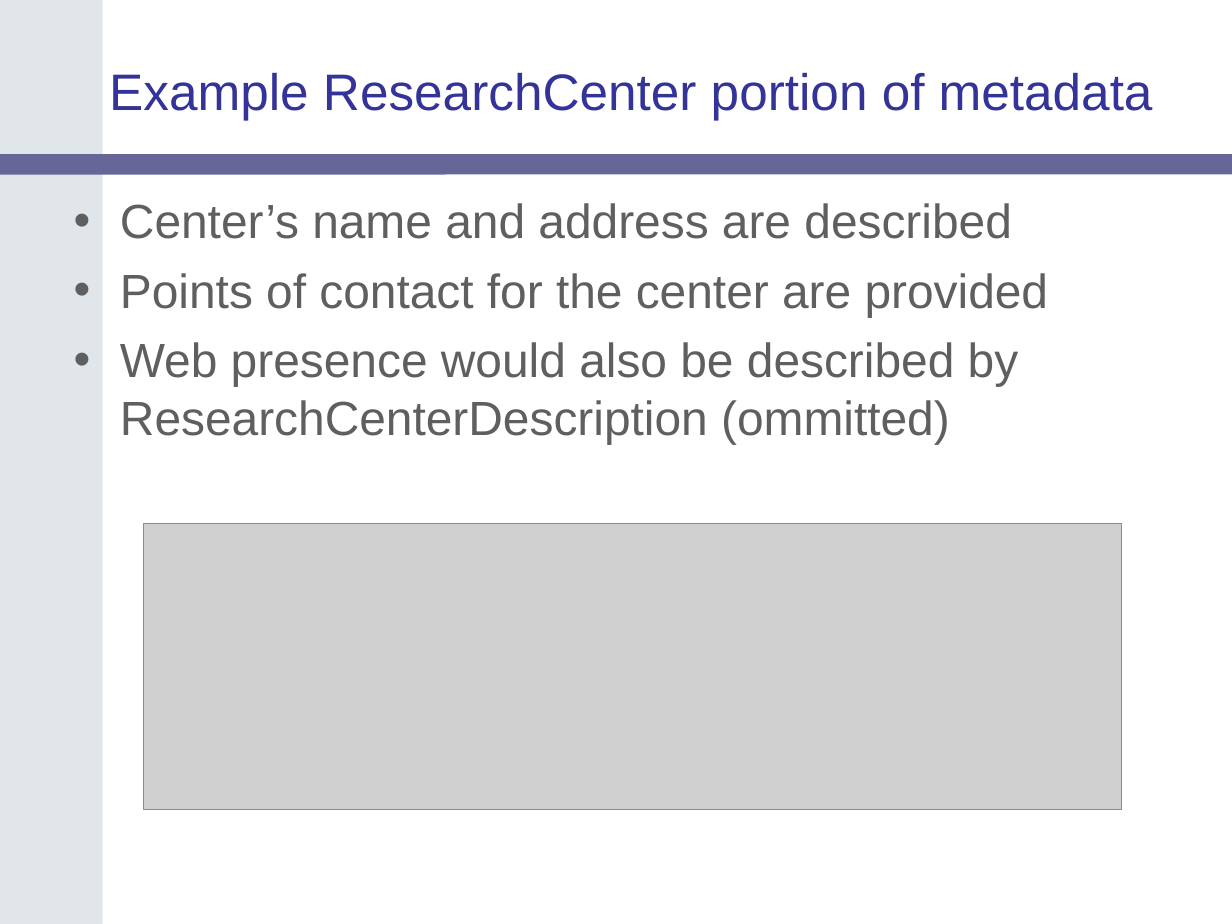
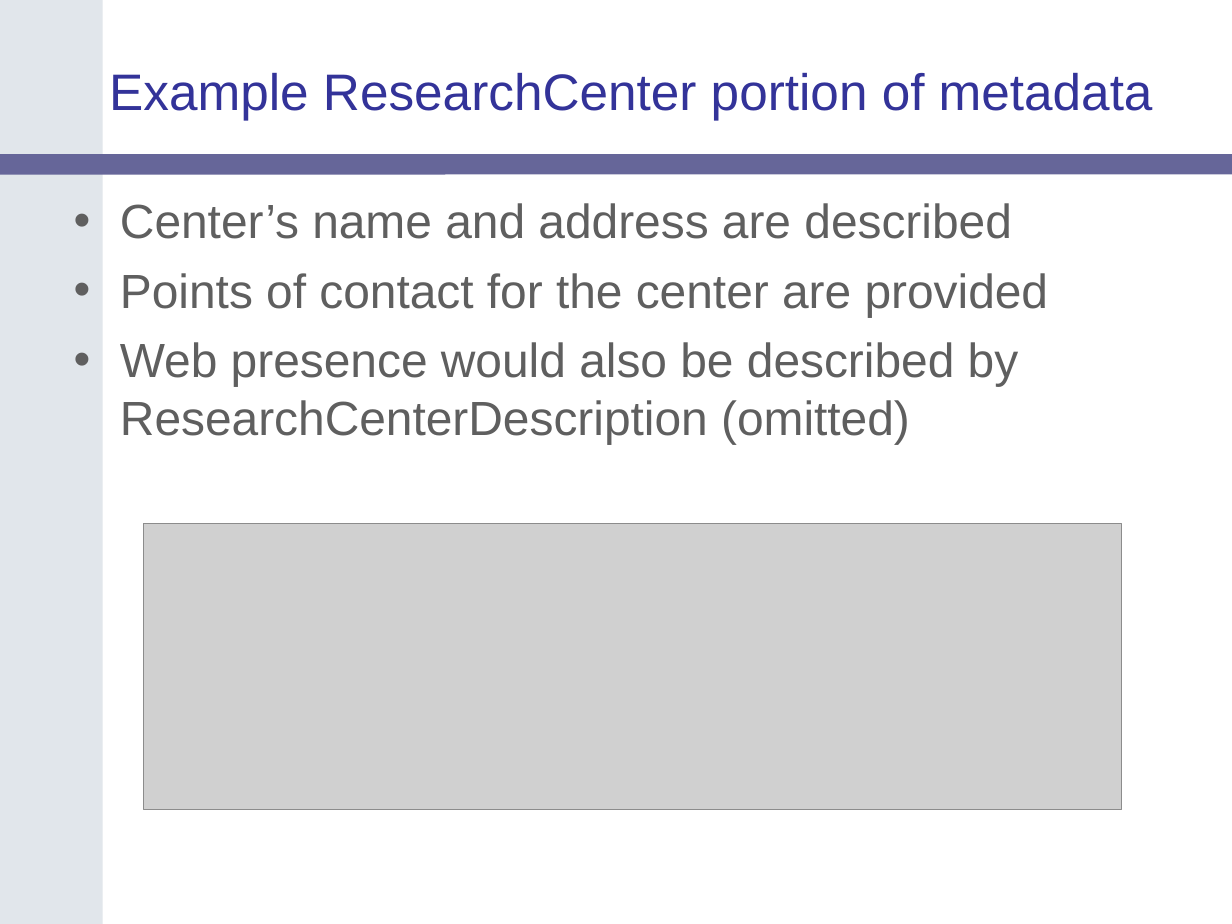
Before and after one commit to NCIP/cagrid-portal, a slide deck: slide 28 of cagrid-1-0/Documentation/presentations/200607_VCDE_ARCH/caGrid-1.0_Beta_Metadata.ppt (slide 24 before the commit). Drawn at 1232x924 pixels with LibreOffice and Linux fonts; fonts in the diff are those of the drawing; grey boxes stand for pictures; background and template pictures are left out. Boxes give left, top, right and bottom in pixels: in the first picture for what was removed or moved away, otherwise in the second. Text is boxed around its words. In the diff, an @@ line names an element or a change of style, - is before the commit and + after.

```diff
--- a/cagrid-1-0/Documentation/presentations/200607_VCDE_ARCH/caGrid-1.0_Beta_Metadata.ppt
+++ b/cagrid-1-0/Documentation/presentations/200607_VCDE_ARCH/caGrid-1.0_Beta_Metadata.ppt
@@ text at bbox=[120, 342, 1019, 444]: text changed @@
-• Web presence would also be described by ResearchCenterDescription (ommitted)
+• Web presence would also be described by ResearchCenterDescription (omitted)
```
Also in this commit, not shown: 8 other slides changed, 4 slides added, 1 other file.
